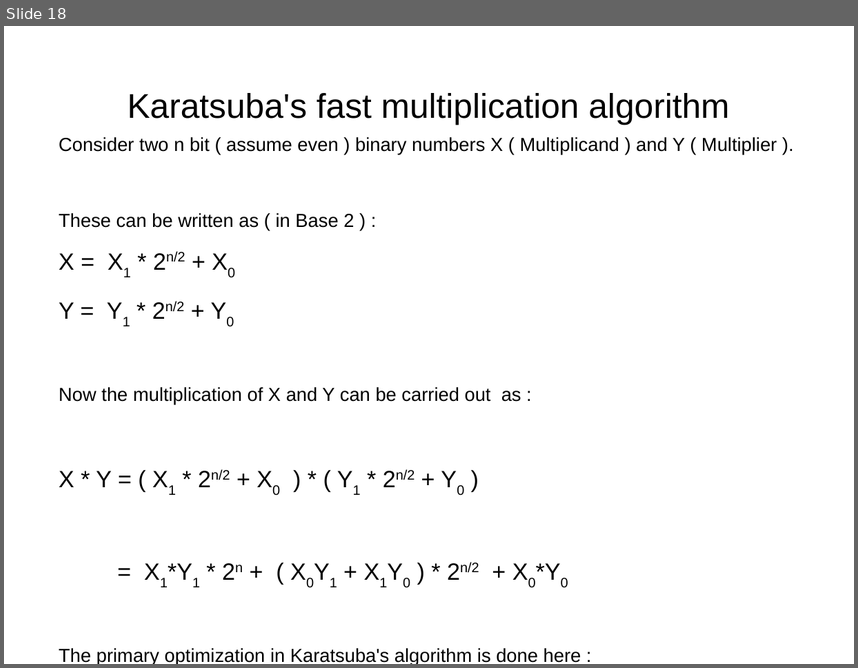
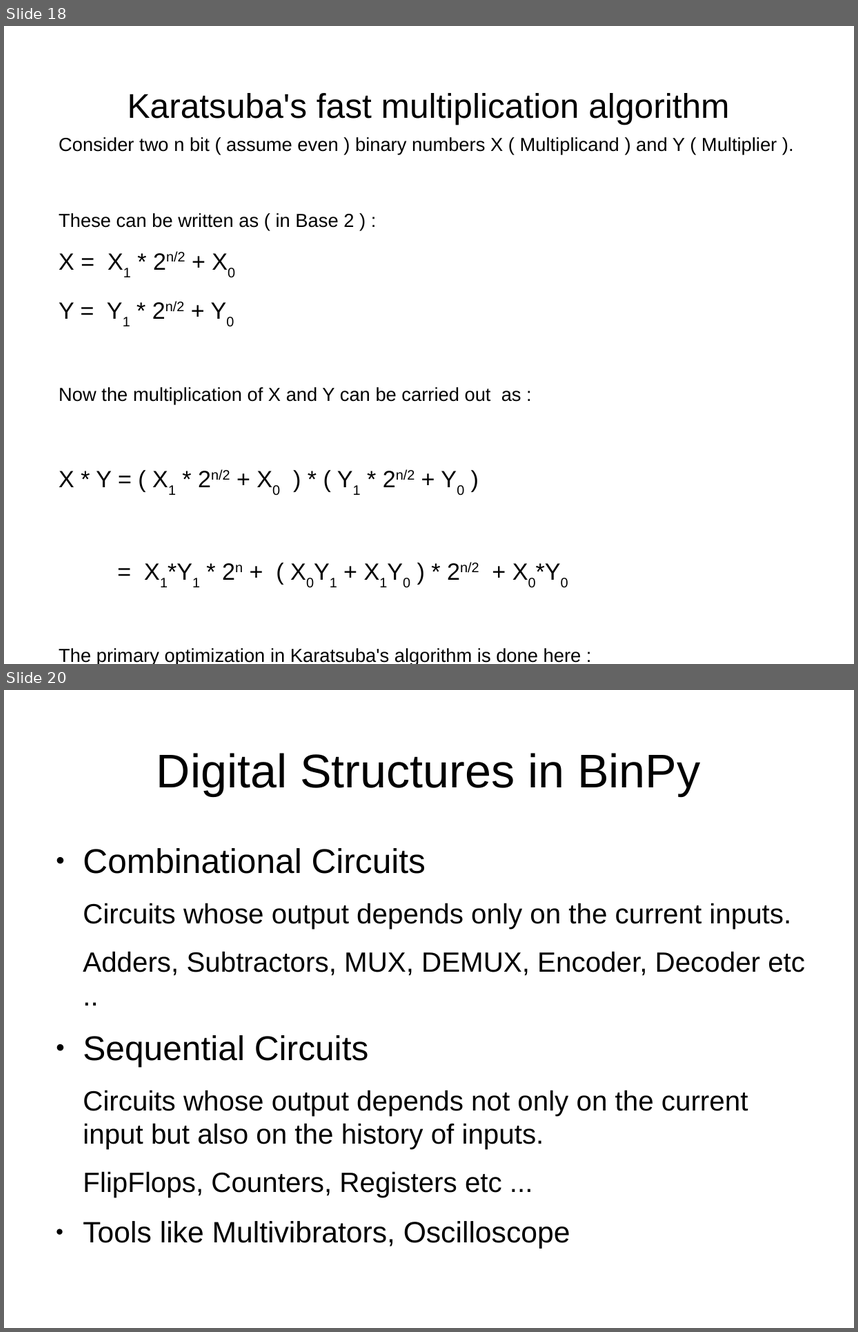
Before and after one commit to BinPy/inpycon-2014, a slide deck: prez.odp. Shown one above the other, each under a label of ours: slide 18 before the commit, slides 18 and 20 after it; the slides between them are not shown. The pictures are 858x668 and 858x1332 pixels, drawn with LibreOffice and Linux fonts; fonts in the diff are those of the drawing. Boxes give left, top, right and bottom in pixels: in the first picture for what was removed or moved away, otherwise in the second. Text is boxed around its words. In the diff, an @@ line names an element or a change of style, - is before the commit and + after.

```diff
--- a/prez.odp
+++ b/prez.odp
@@ slide 20 added at bbox=[4, 690, 854, 1328], background #FFFFFF @@
@@ title added at bbox=[156, 753, 700, 796], 44 pt, text #000000 @@
+Digital Structures in BinPy
@@ text added at bbox=[83, 848, 805, 1248], 26 pt, text #000000 @@
+● Combinational Circuits
+Circuits whose output depends only on the current inputs.
+Adders, Subtractors, MUX, DEMUX, Encoder, Decoder etc ..
+● Sequential Circuits
+Circuits whose output depends not only on the current input but also on the history of inputs.
+FlipFlops, Counters, Registers etc ...
+● Tools like Multivibrators, Oscilloscope
```
Also in this commit, not shown: 9 slides changed, 4 other slides added, 5 slides removed, 10 other files.
